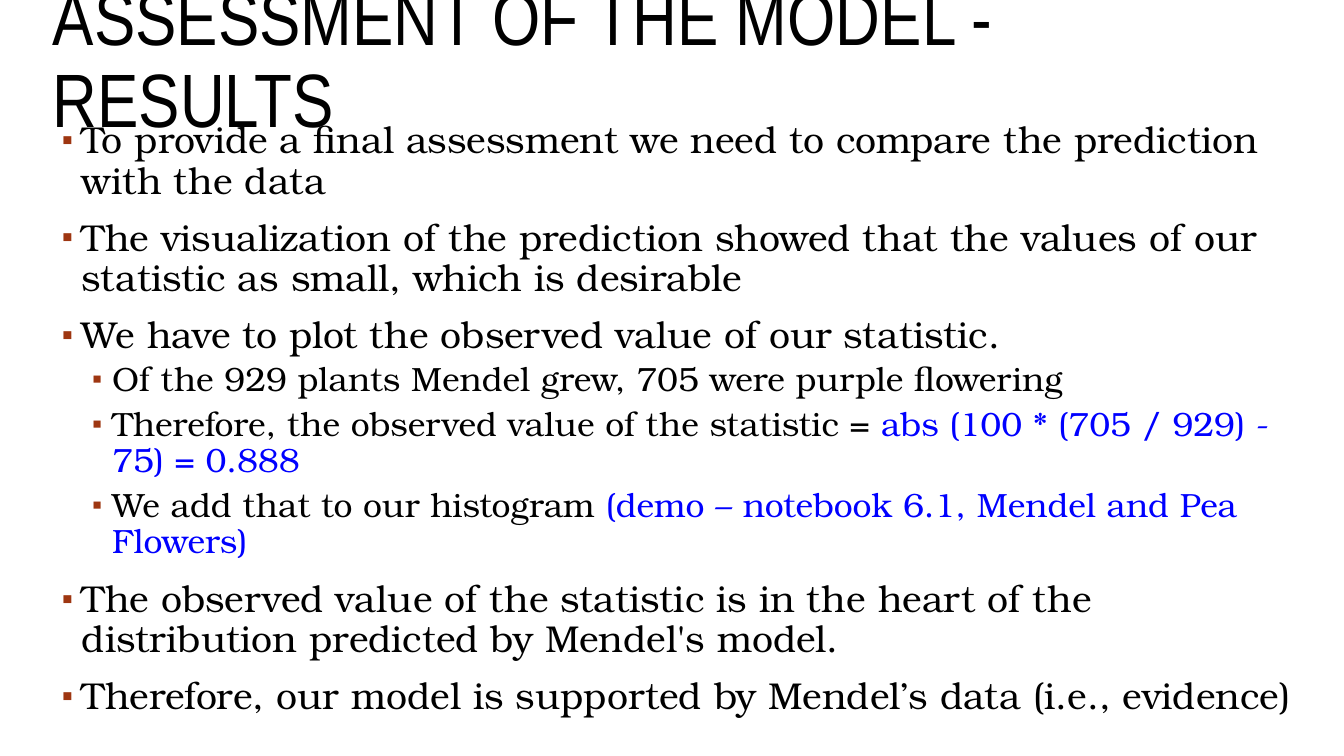
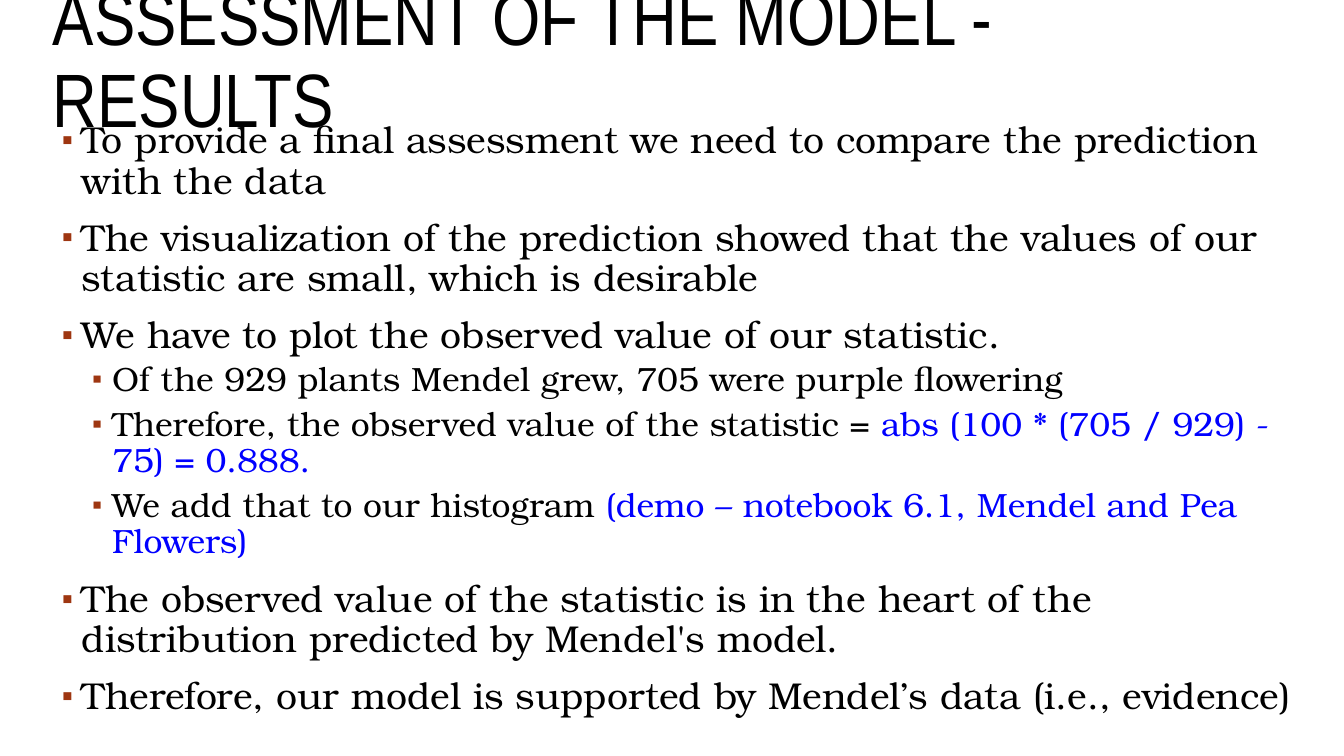
Before and after one commit to blprickett/current-Ling190D, a slide deck: slide 20 of module6/6-slides.pptx. Drawn at 1344x756 pixels with LibreOffice and Linux fonts; fonts in the diff are those of the drawing; background and template pictures are left out. Boxes give left, top, right and bottom in pixels: in the first picture for what was removed or moved away, otherwise in the second. Text is boxed around its words. In the diff, an @@ line names an element or a change of style, - is before the commit and + after.

```diff
--- a/module6/6-slides.pptx
+++ b/module6/6-slides.pptx
@@ text at bbox=[82, 223, 1257, 295]: text changed @@
-▪ The visualization of the prediction showed that the values of our statistic as small, which is desirable
+▪ The visualization of the prediction showed that the values of our statistic are small, which is desirable
@@ text at bbox=[112, 411, 1246, 477]: text changed @@
-  ▪ Therefore, the observed value of the statistic = abs (100 * (705 / 929) - 75) = 0.888
+  ▪ Therefore, the observed value of the statistic = abs (100 * (705 / 929) - 75) = 0.888.
```
Also in this commit, not shown: 4 other slides changed.
